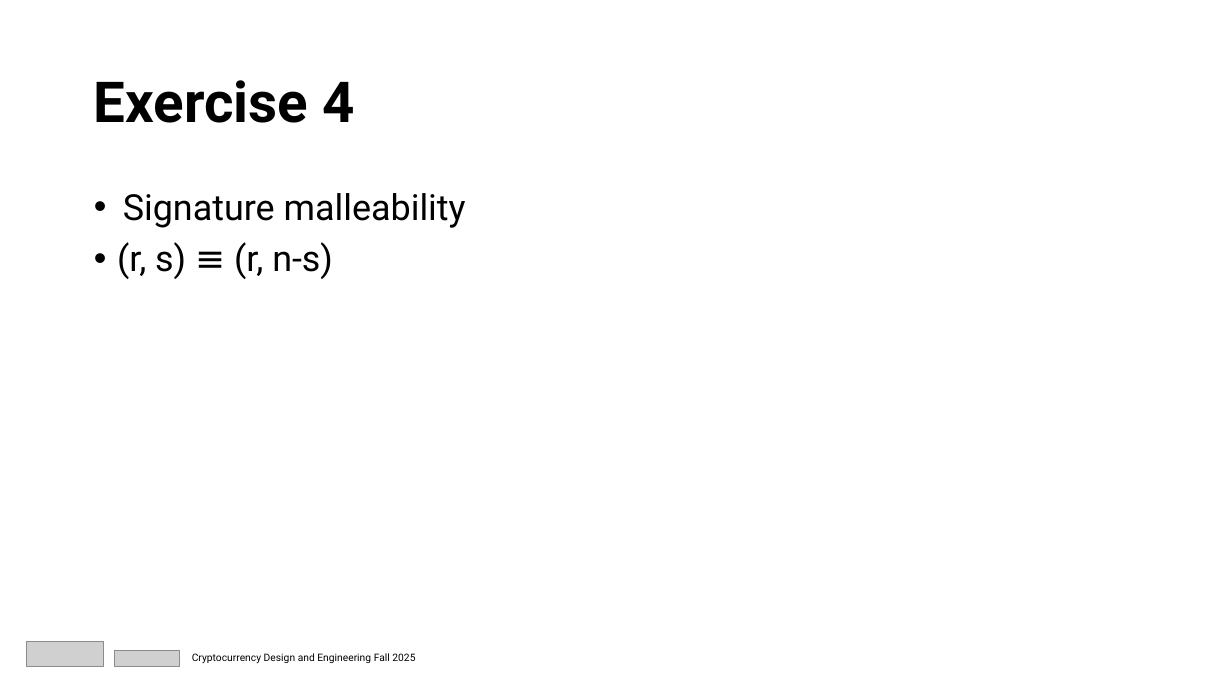
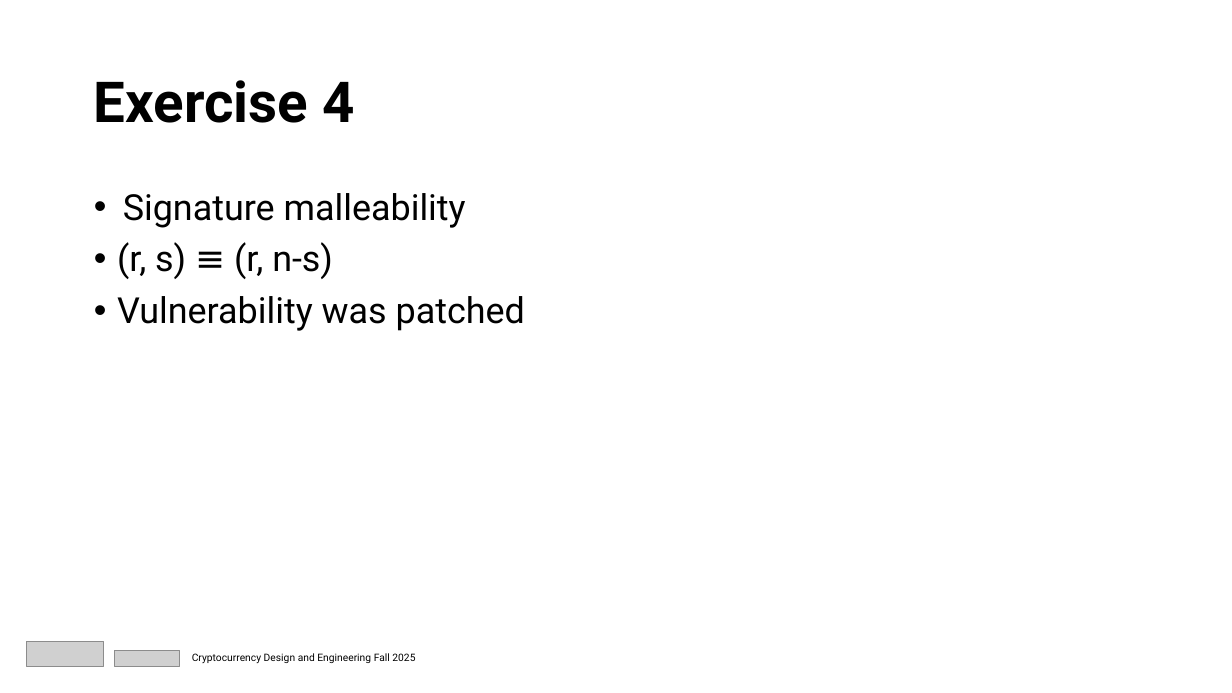
Before and after one commit to mit-dci-cde-2025/mit-dci-cde-2025-classroom-students-assignment-2-cde2025.2-digital-signatures-makerere, a slide deck: slide 13 of assignment_3_background.pptx. Drawn at 1232x693 pixels with LibreOffice and Linux fonts; fonts in the diff are those of the drawing; grey boxes stand for pictures. Boxes give left, top, right and bottom in pixels: in the first picture for what was removed or moved away, otherwise in the second. Text is boxed around its words. In the diff, an @@ line names an element or a change of style, - is before the commit and + after.

```diff
--- a/assignment_3_background.pptx
+++ b/assignment_3_background.pptx
@@ text at (117, 296, 525, 331): paragraph added @@
+• Vulnerability was patched
```
Also in this commit, not shown: 3 other slides changed.
